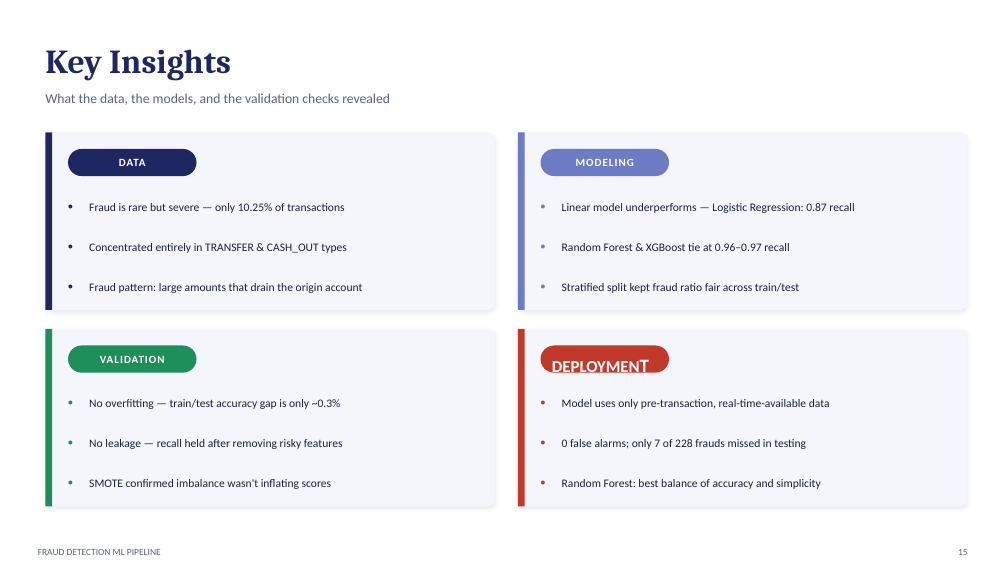
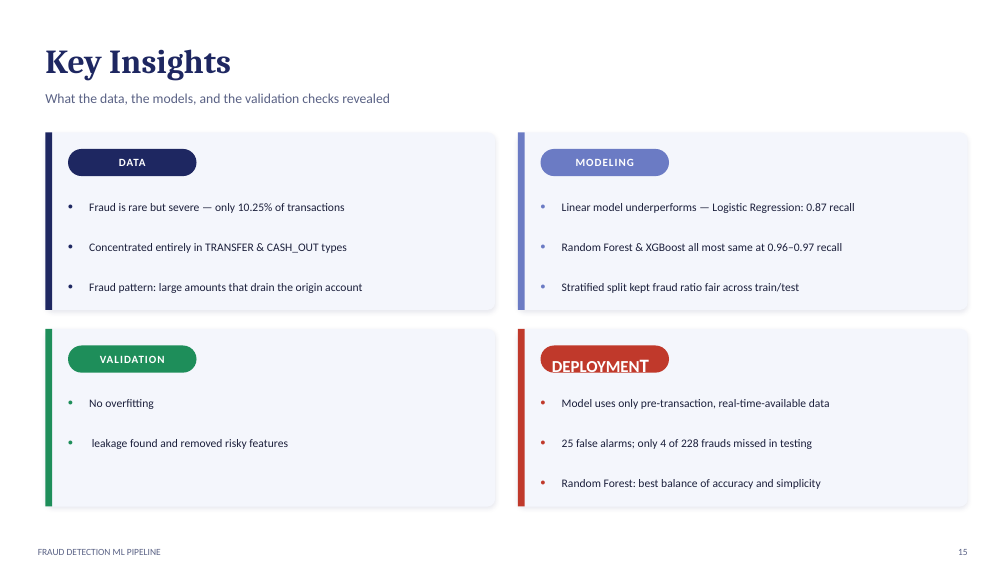
Before and after one commit to sabrinidhris/FRAUD-DETECTION, a slide deck: slide 16 of Fraud_Detection_Project.pptx. Drawn at 1008x567 pixels with LibreOffice and Linux fonts; fonts in the diff are those of the drawing. Boxes give left, top, right and bottom in pixels: in the first picture for what was removed or moved away, otherwise in the second. Text is boxed around its words. In the diff, an @@ line names an element or a change of style, - is before the commit and + after.

```diff
--- a/Fraud_Detection_Project.pptx
+++ b/Fraud_Detection_Project.pptx
@@ text at (x1=562, y1=243, x2=842, y2=251): text changed @@
-Random Forest & XGBoost tie at 0.96–0.97 recall
+Random Forest & XGBoost all most same at 0.96–0.97 recall
@@ text at (x1=89, y1=399, x2=154, y2=409): text changed @@
-No overfitting — train/test accuracy gap is only ~0.3%
+No overfitting
@@ text at (x1=92, y1=439, x2=288, y2=449): text changed @@
-No leakage — recall held after removing risky features
+leakage found and removed risky features
@@ text at (x1=562, y1=439, x2=812, y2=449): text changed @@
-0 false alarms; only 7 of 228 frauds missed in testing
+25 false alarms; only 4 of 228 frauds missed in testing
@@ text removed at (x1=68, y1=464, x2=87, y2=501) @@
-•
@@ text removed at (x1=89, y1=479, x2=332, y2=489) @@
-SMOTE confirmed imbalance wasn't inflating scores
```
Also in this commit, not shown: 9 other slides changed.
